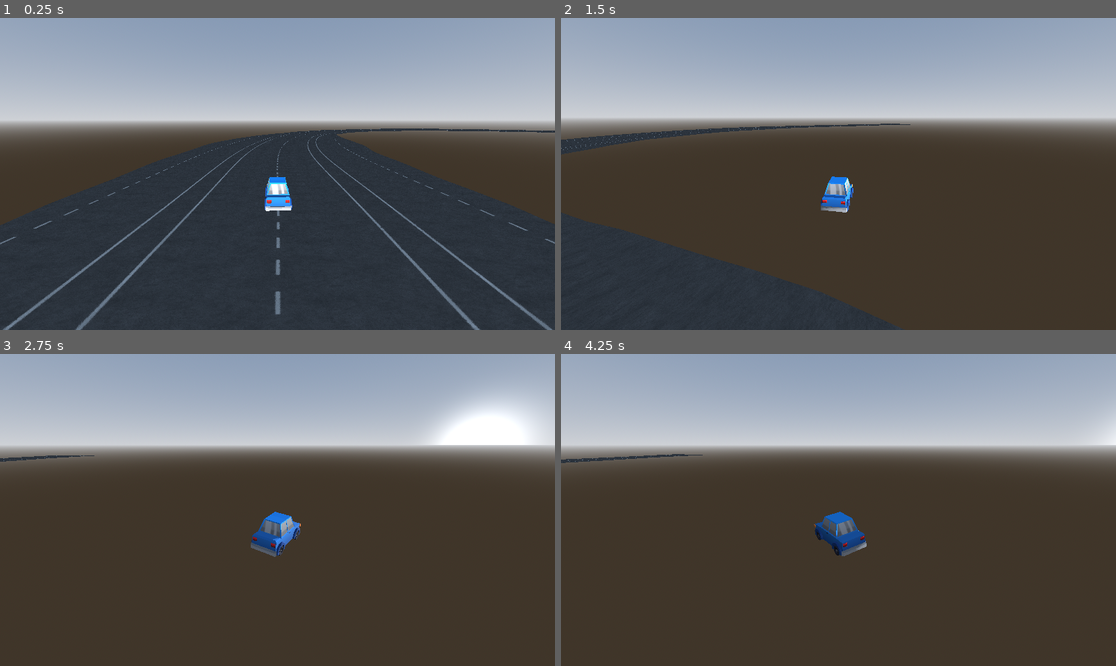
Above: before the commit, frames 1-4 (two rows, left to right).
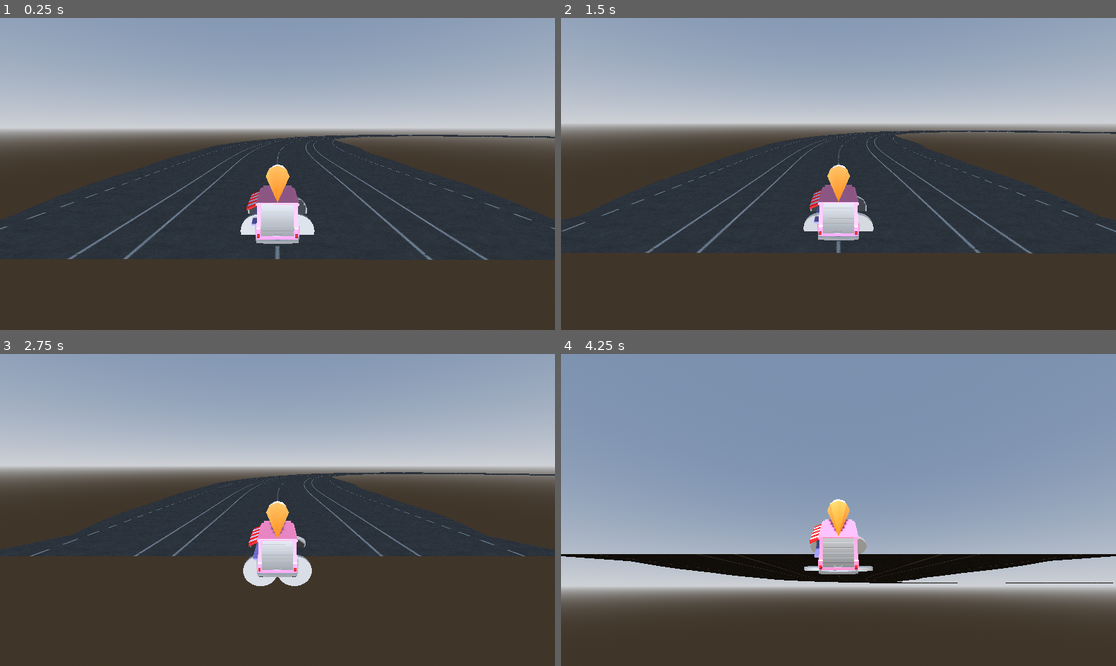
Above: after the commit, the same moments.

Repository: RuntimeRebelsStudio/YouAreYourOwnEnemy
Game: Godot game, scene res://scenes/world/main.tscn
The game is run twice, just before and just after one commit, with the same random seed, the same clock (stepped at 60 frames per second) and the same inputs.
Inputs:
- Up to frame 1 (0.25 s): no input
- Up to frame 2 (1.5 s): hold Right (ui_right) 0.53-1.28 s; hold S (backward) from 1.28 s (still down)
- Up to frame 3 (2.75 s): release S (backward) at 2.03 s; hold Right (ui_right) from 2.03 s (still down)
- Up to frame 4 (4.25 s): release Right (ui_right) at 2.78 s; hold W (forward) 2.78-3.53 s; hold Left (ui_left) from 3.53 s (still down)

The runs differ from the first frame. In frame 1, 14% of the frame differs, in the area x 0-100%, y 33-100%; in frame 2, 13%; in frame 3, 20%; in frame 4, 76%, in the area x 0-100%, y 0-83%.

Commit message:
chore: Reorganized

Diff:
--- a/scenes/main.tscn
+++ /dev/null
@@ -1,24 +0,0 @@
-[gd_scene format=3 uid="uid://clgdikt1o12vb"]
-
-[ext_resource type="PackedScene" uid="uid://682oje5enrdc" path="res://scenes/player/car.tscn" id="1_o5qli"]
-[ext_resource type="PackedScene" uid="uid://be2tlh1soepat" path="res://scenes/test_plane.tscn" id="2_0wfyh"]
-[ext_resource type="Script" uid="uid://cdheyx0jbav66" path="res://scenes/camera_3d.gd" id="2_sugp2"]
-
-[node name="Main" type="Node3D" unique_id=1143003491]
-
-[node name="Car" parent="." unique_id=1032363274 instance=ExtResource("1_o5qli")]
-transform = Transform3D(1, 0, 0, 0, 1, 0, 0, 0, 1, 0.023577094, 3.3272753, 0.05774021)
-engine_power = 200.0
-max_steer_angle = 0.5
-steer_speed = 3.0
-
-[node name="TestPlane" parent="." unique_id=855370731 instance=ExtResource("2_0wfyh")]
-transform = Transform3D(1, 0, 0, 0, 1, 0, 0, 0, 1, 0, -0.74070024, 0)
-
-[node name="DirectionalLight3D" type="DirectionalLight3D" parent="." unique_id=795811001]
-transform = Transform3D(1, 0, 0, 0, -0.64111036, 0.76744866, 0, -0.76744866, -0.64111036, 0, 8.803656, 0)
-
-[node name="Camera3D" type="Camera3D" parent="." unique_id=1295078062 node_paths=PackedStringArray("car")]
-transform = Transform3D(-1, 0, -8.742278e-08, 0, 1, 0, 8.742278e-08, 0, -1, 0, 1.4363263, -2.4261994)
-script = ExtResource("2_sugp2")
-car = NodePath("../Car")
--- a/scenes/player/Cars/ice_cream_truck_1.tscn
+++ b/scenes/player/Cars/ice_cream_truck_1.tscn
@@ -1,6 +1,6 @@
 [gd_scene format=4 uid="uid://bbblyk4e73i3"]
 
-[ext_resource type="Script" uid="uid://vdqjcdmp8vp1" path="res://car_model.gd" id="1_lo0gu"]
+[ext_resource type="Script" uid="uid://vdqjcdmp8vp1" path="res://scenes/player/car_model.gd" id="1_lo0gu"]
 [ext_resource type="Texture2D" uid="uid://dcmst03lnrlsu" path="res://scenes/player/CarModels/Textures/City Atlas Map.png" id="2_hhm3q"]
 [ext_resource type="Texture2D" uid="uid://dtwmnag70tts4" path="res://scenes/player/CarModels/Textures/Windows.png" id="3_7whop"]
 
--- a/scenes/player/Cars/taxi.tscn
+++ b/scenes/player/Cars/taxi.tscn
@@ -1,7 +1,7 @@
 [gd_scene format=4 uid="uid://dd88xbfk4idf2"]
 
 [ext_resource type="Texture2D" uid="uid://dcmst03lnrlsu" path="res://scenes/player/CarModels/Textures/City Atlas Map.png" id="1_euxph"]
-[ext_resource type="Script" uid="uid://vdqjcdmp8vp1" path="res://car_model.gd" id="1_mqlc5"]
+[ext_resource type="Script" uid="uid://vdqjcdmp8vp1" path="res://scenes/player/car_model.gd" id="1_mqlc5"]
 [ext_resource type="Texture2D" uid="uid://dtwmnag70tts4" path="res://scenes/player/CarModels/Textures/Windows.png" id="2_mqlc5"]
 
 [sub_resource type="StandardMaterial3D" id="StandardMaterial3D_byjdy"]
--- a/scenes/player/camera_follow.gd
+++ /dev/null
@@ -1,40 +0,0 @@
-extends Camera3D
-
-@export var target: Node3D                      # Das Auto (wird automatisch erkannt)
-@export var distance: float = 6.5               # Abstand hinter dem Auto
-@export var height: float = 3.5                 # Höhe über dem Auto
-@export var look_at_height: float = 1.2         # Blickpunkt-Höhe am Auto
-
-@export_group("Dämpfung / Glättung")
-@export var follow_speed: float = 10.0          # Wie schnell die Kamera der Position folgt
-@export var rotation_speed: float = 4.5         # Wie sanft die Kamera Drehungen ausgleicht (NIEDRIGER = WENIGER RUCKELN)
-
-var smoothed_forward := Vector3.FORWARD
-
-func _ready() -> void:
-	# Wichtig: Trennt die Kamera von der starren Rotation des Auto-Nodes!
-	top_level = true
-
-	if not target and get_parent() is Node3D:
-		target = get_parent() as Node3D
-
-	if target:
-		smoothed_forward = -target.global_transform.basis.z
-
-func _physics_process(delta: float) -> void:
-	if not target:
-		return
-
-	# 1. Blickrichtung des Autos sanft dämpfen (Verhindert Ruckeln bei kurzen Taps)
-	var target_forward := -target.global_transform.basis.z
-	smoothed_forward = smoothed_forward.lerp(target_forward, rotation_speed * delta).normalized()
-
-	# 2. Wunschposition der Kamera hinter dem Auto berechnen
-	var target_pos := target.global_position - smoothed_forward * distance + Vector3(0, height, 0)
-
-	# 3. Kamera-Position weich anziehen
-	global_position = global_position.lerp(target_pos, follow_speed * delta)
-
-	# 4. Kamera geschmeidig auf das Auto ausrichten
-	var look_target := target.global_position + Vector3(0, look_at_height, 0)
-	look_at(look_target, Vector3.UP)
--- a/scenes/player/car.tscn
+++ b/scenes/player/car.tscn
@@ -4,6 +4,9 @@
 [ext_resource type="PackedScene" uid="uid://bbblyk4e73i3" path="res://scenes/player/Cars/ice_cream_truck_1.tscn" id="2_db5j1"]
 
 [node name="Car" type="VehicleBody3D" unique_id=1032363274]
+transform = Transform3D(-1, 0, -8.742278e-08, 0, 1, 0, 8.742278e-08, 0, -1, 0, 0, -1.7560205)
+center_of_mass_mode = 1
+center_of_mass = Vector3(0, -0.5, 0)
 script = ExtResource("1_janxj")
 car_model_scene = ExtResource("2_db5j1")
 engine_power = null
--- a/scenes/player/player.gd
+++ /dev/null
@@ -1,46 +0,0 @@
-extends CharacterBody3D
-
-@export var base_speed: float = 26.0         # Maximale Geschwindigkeit auf der Straße
-@export var offroad_speed: float = 10.0      # Geschwindigkeit im Gras
-@export var steer_speed: float = 2.0         # Drehgeschwindigkeit der Lenkung
-
-@export_group("Beschleunigung & Bremsen")
-@export var acceleration: float = 14.0       # Wie schnell das Auto auf Asphalt wieder Fahrt aufnimmt
-@export var offroad_decel: float = 30.0      # Wie schnell das Gras das Auto abbremst
-
-var speed: float = base_speed
-
-func _physics_process(delta: float) -> void:
-	# 1. Spieler-Eingabe (A/D oder Pfeiltasten)
-	var steer_input := Input.get_axis("ui_right", "ui_left")
-	rotate_y(steer_input * steer_speed * delta)
-
-	# 2. Aktuelle Position relativ zur Streckenmitte prüfen
-	var current_s := TrackMath.get_closest_s(global_position)
-	var idx := int(current_s / TrackMath.step_size)
-	TrackMath.ensure_calculated_up_to(idx + 1)
-
-	var center_pos := TrackMath.points[idx]
-	var half_width := TrackMath.widths[idx] / 2.0
-
-	# Distanz rein auf der 2D-Ebene (X und Z) messen
-	var player_pos_2d := Vector2(global_position.x, global_position.z)
-	var center_pos_2d := Vector2(center_pos.x, center_pos.z)
-	var dist_from_center := player_pos_2d.distance_to(center_pos_2d)
-
-	# 3. Dynamische Geschwindigkeitsanpassung
-	if dist_from_center > half_width:
-		# OFFROAD: Schnell abbremsen auf Gras-Tempo
-		speed = move_toward(speed, offroad_speed, offroad_decel * delta)
-	else:
-		# ZURÜCK AUF DER STRASSE: Wieder hochbeschleunigen auf Base-Speed
-		speed = move_toward(speed, base_speed, acceleration * delta)
-
-	# 4. Vorwärts-Bewegung ausführen
-	var forward_dir := -transform.basis.z
-	velocity = forward_dir * speed
-	move_and_slide()
-
-	# Visuelle Neigung der Karosserie beim Lenken
-	var raw_steer := Input.get_axis("ui_left", "ui_right")
-	rotation.z = lerp_angle(rotation.z, -raw_steer * deg_to_rad(6.0), 10.0 * delta)
--- a/scenes/player/player.tscn
+++ /dev/null
@@ -1,22 +0,0 @@
-[gd_scene format=3 uid="uid://fl6p213rq5yr"]
-
-[ext_resource type="PackedScene" uid="uid://cofhwm6htaeve" path="res://scenes/player/CarModels/FBX/Car_2_4.fbx" id="1_8afob"]
-[ext_resource type="Script" uid="uid://cp4d32mwdkrwk" path="res://scenes/player/player.gd" id="1_dovo2"]
-[ext_resource type="Script" uid="uid://cblatua2kpm6u" path="res://scenes/player/camera_follow.gd" id="3_gmlin"]
-
-[sub_resource type="BoxShape3D" id="BoxShape3D_xrivr"]
-size = Vector3(1, 1, 2.2661743)
-
-[node name="Player" type="CharacterBody3D" unique_id=2363110]
-script = ExtResource("1_dovo2")
-
-[node name="Car_2_4" parent="." unique_id=29056164 instance=ExtResource("1_8afob")]
-transform = Transform3D(-0.99943006, 0, -0.033757083, 0, 1, 0, 0.033757083, 0, -0.99943006, 0, 0, 0)
-
-[node name="CollisionShape3D" type="CollisionShape3D" parent="." unique_id=2000487688]
-transform = Transform3D(1, 0, 0, 0, 1, 0, 0, 0, 1, 0, 0.5006081, -0.039215088)
-shape = SubResource("BoxShape3D_xrivr")
-
-[node name="Camera3D" type="Camera3D" parent="." unique_id=1105554538]
-transform = Transform3D(1, 0, 0, 0, 0.9848076, 0.17364818, 0, -0.17364816, 0.9848077, 0, 2.5, 5)
-script = ExtResource("3_gmlin")
--- a/scenes/test_plane.tscn
+++ /dev/null
@@ -1,17 +0,0 @@
-[gd_scene format=3 uid="uid://be2tlh1soepat"]
-
-[sub_resource type="BoxMesh" id="BoxMesh_uutqd"]
-size = Vector3(20, 1, 20)
-
-[sub_resource type="BoxShape3D" id="BoxShape3D_o5qli"]
-size = Vector3(20, 1, 20)
-
-[node name="TestPlane" type="Node3D" unique_id=855370731]
-
-[node name="StaticBody3D" type="StaticBody3D" parent="." unique_id=775503809]
-
-[node name="MeshInstance3D" type="MeshInstance3D" parent="StaticBody3D" unique_id=209582368]
-mesh = SubResource("BoxMesh_uutqd")
-
-[node name="CollisionShape3D" type="CollisionShape3D" parent="StaticBody3D" unique_id=1690086388]
-shape = SubResource("BoxShape3D_o5qli")
--- a/scenes/track/track_chunk.tscn
+++ b/scenes/track/track_chunk.tscn
@@ -1,7 +1,7 @@
 [gd_scene format=3 uid="uid://40itcwpclq2x"]
 
 [ext_resource type="Script" uid="uid://bpfhsmflvjlc5" path="res://scenes/track/track_chunk.gd" id="1_c1u5b"]
-[ext_resource type="Texture2D" uid="uid://cdygqffwr1f66" path="res://assets/Road007_1K-JPG_Color.jpg" id="2_lmhfc"]
+[ext_resource type="Texture2D" uid="uid://cdygqffwr1f66" path="res://assets/track/Road007_1K-JPG_Color.jpg" id="2_lmhfc"]
 
 [node name="TrackChunk" type="StaticBody3D" unique_id=443274225]
 script = ExtResource("1_c1u5b")
--- a/scenes/track/track_manager.gd
+++ b/scenes/track/track_manager.gd
@@ -1,6 +1,6 @@
 extends Node3D
 
-@export var player: CharacterBody3D
+@export var player: VehicleBody3D
 @export var chunk_scene: PackedScene
 @export var chunk_length: float = 40.0
 @export var render_distance: float = 160.0
--- a/scenes/world/main.tscn
+++ b/scenes/world/main.tscn
@@ -2,7 +2,8 @@
 
 [ext_resource type="PackedScene" uid="uid://capn4vk57wyrm" path="res://scenes/track/track_manager.tscn" id="1_0wkb6"]
 [ext_resource type="PackedScene" uid="uid://40itcwpclq2x" path="res://scenes/track/track_chunk.tscn" id="2_f8fyy"]
-[ext_resource type="PackedScene" uid="uid://fl6p213rq5yr" path="res://scenes/player/player.tscn" id="3_wbupf"]
+[ext_resource type="Script" uid="uid://cdheyx0jbav66" path="res://scenes/world/camera_3d.gd" id="4_7tdlr"]
+[ext_resource type="PackedScene" uid="uid://682oje5enrdc" path="res://scenes/player/car.tscn" id="4_wbupf"]
 
 [sub_resource type="ProceduralSkyMaterial" id="ProceduralSkyMaterial_lvxji"]
 
@@ -23,10 +24,11 @@
 environment = SubResource("Environment_dovo2")
 
 [node name="TrackManager" parent="." unique_id=2094744761 node_paths=PackedStringArray("player") instance=ExtResource("1_0wkb6")]
-player = NodePath("../Player")
+player = NodePath("../Car")
 chunk_scene = ExtResource("2_f8fyy")
-chunk_length = null
-render_distance = null
-seed_value = null
 
-[node name="Player" parent="." unique_id=2363110 instance=ExtResource("3_wbupf")]
+[node name="Car" parent="." unique_id=1032363274 instance=ExtResource("4_wbupf")]
+
+[node name="Camera3D" type="Camera3D" parent="." unique_id=1816432660 node_paths=PackedStringArray("car")]
+script = ExtResource("4_7tdlr")
+car = NodePath("../Car")
Renamed: assets/Asphalt019_1K-JPG_Color.jpg -> assets/track/Asphalt019_1K-JPG_Color.jpg
Not shown, changed: assets/track/Asphalt019_1K-JPG_Color.jpg.import
Renamed: assets/Road007_1K-JPG_Color.jpg -> assets/track/Road007_1K-JPG_Color.jpg
Not shown, changed: assets/track/Road007_1K-JPG_Color.jpg.import
Not shown, removed: scenes/player/camera_follow.gd.uid
Renamed: car_model.gd -> scenes/player/car_model.gd
Renamed: car_model.gd.uid -> scenes/player/car_model.gd.uid
Not shown, removed: scenes/player/player.gd.uid
Renamed: scenes/camera_3d.gd -> scenes/world/camera_3d.gd
Renamed: scenes/camera_3d.gd.uid -> scenes/world/camera_3d.gd.uid
